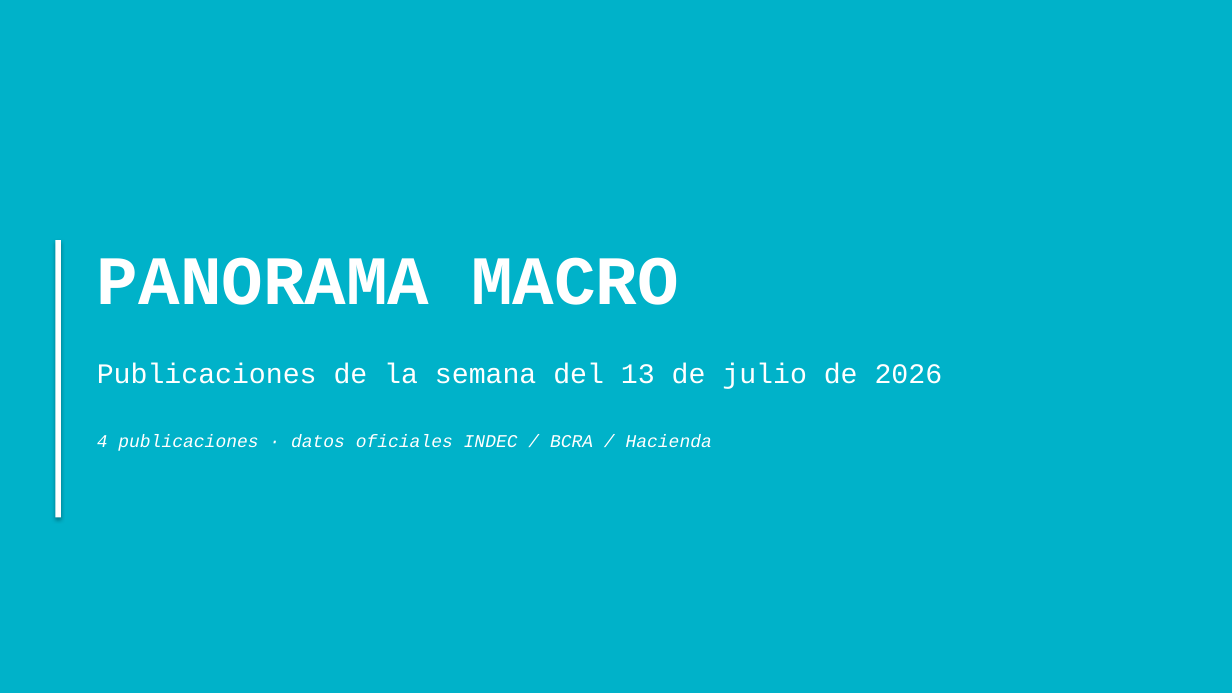
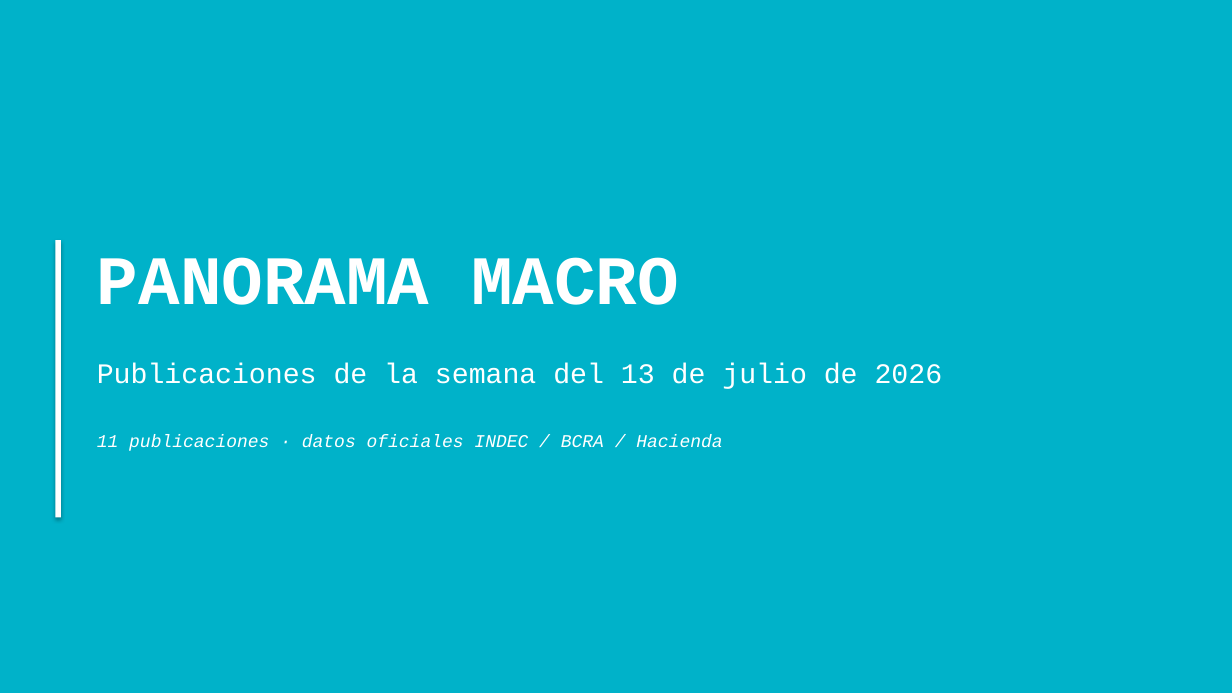
Before and after one commit to nwalovnik/boludos-ppt, a slide deck: slide 1 of publicaciones_semana.pptx. Drawn at 1232x693 pixels with LibreOffice and Linux fonts; fonts in the diff are those of the drawing. Boxes give left, top, right and bottom in pixels: in the first picture for what was removed or moved away, otherwise in the second. Text is boxed around its words. In the diff, an @@ line names an element or a change of style, - is before the commit and + after.

Commit message:
data: update 2026-07-17 ( data.json despidos.json scraper/historical_despidos.json publicaciones_semana.pptx rrii_brutas.xlsx)

```diff
--- a/publicaciones_semana.pptx
+++ b/publicaciones_semana.pptx
@@ text at (97,435,722,451): text changed @@
-4 publicaciones · datos oficiales INDEC / BCRA / Hacienda
+11 publicaciones · datos oficiales INDEC / BCRA / Hacienda
```
Also in this commit, not shown: 7 slides added, 4 other files.
